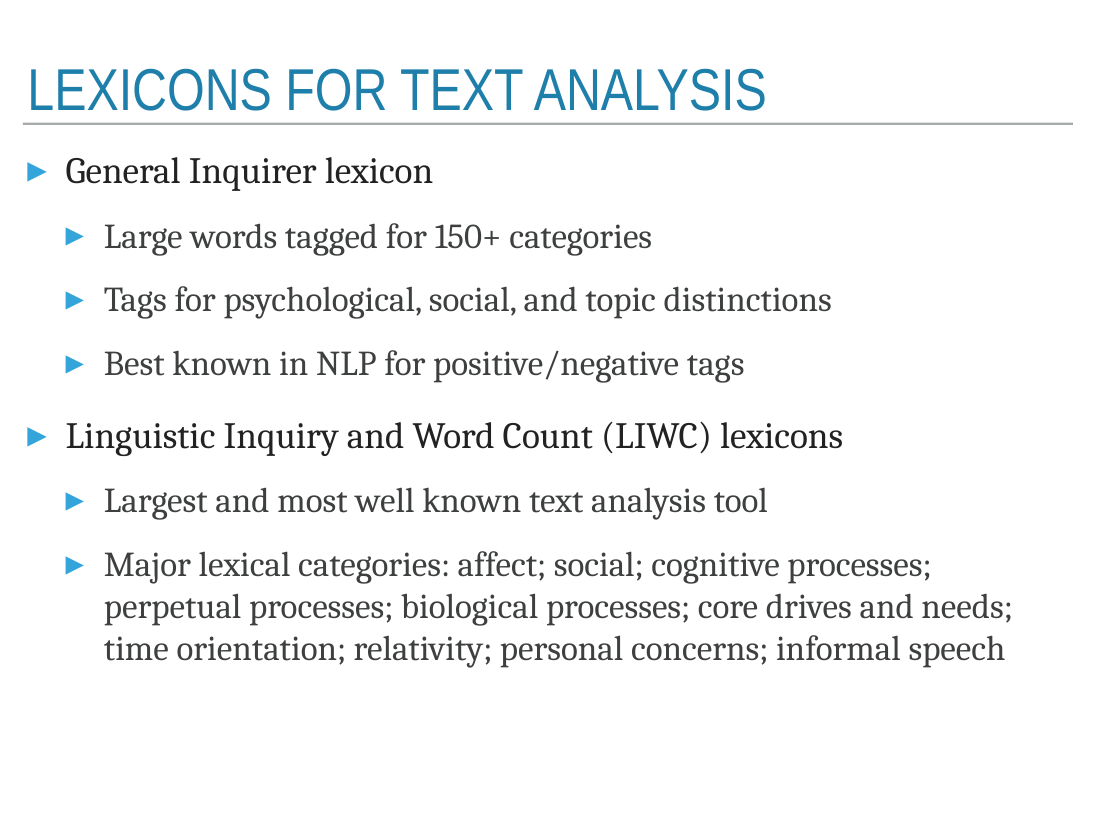
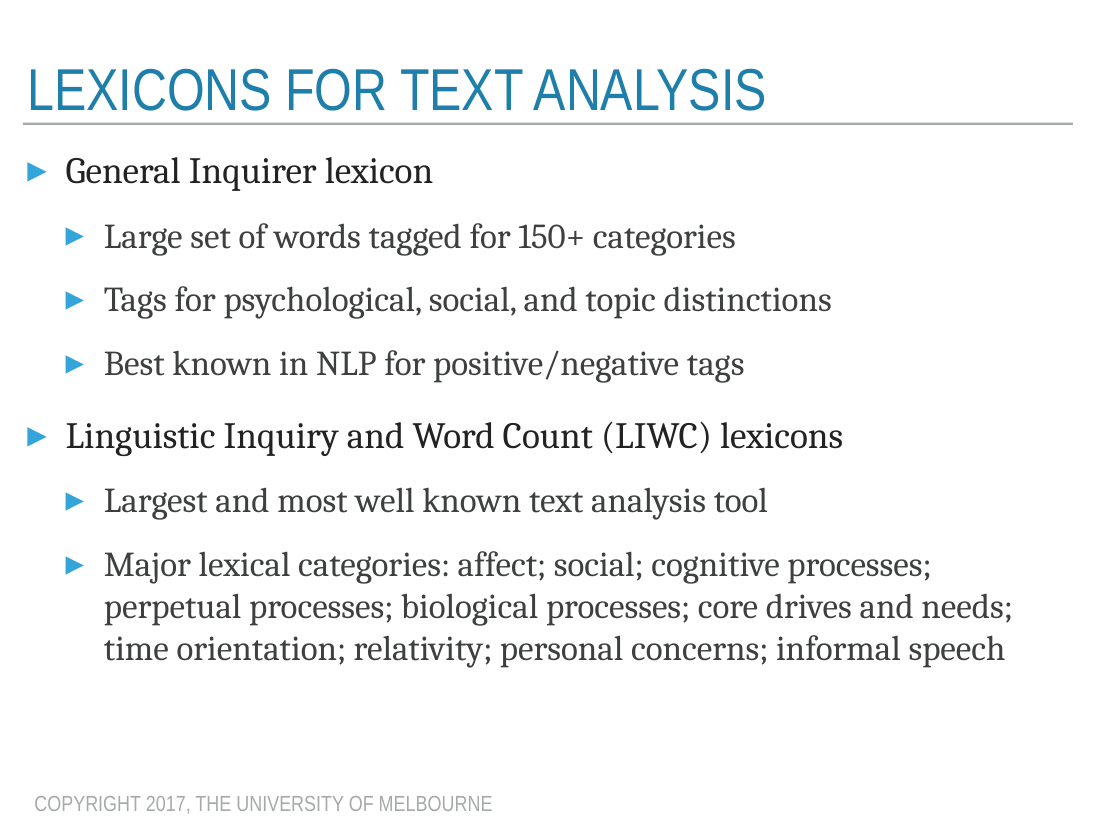
Before and after one commit to trevorcohn/comp90042, a slide deck: slide 16 of slides/WSTA_L8_lexical_semantics.pptx (slide 17 before the commit). Drawn at 1120x840 pixels with LibreOffice and Linux fonts; fonts in the diff are those of the drawing. Boxes give left, top, right and bottom in pixels: in the first picture for what was removed or moved away, otherwise in the second. Text is boxed around its words. In the diff, an @@ line names an element or a change of style, - is before the commit and + after.

```diff
--- a/slides/WSTA_L8_lexical_semantics.pptx
+++ b/slides/WSTA_L8_lexical_semantics.pptx
@@ text at (x1=104, y1=223, x2=736, y2=256): text changed @@
-  ▸ Large words tagged for 150+ categories
+  ▸ Large set of words tagged for 150+ categories
@@ text added at (x1=34, y1=796, x2=493, y2=814), 20 pt, text #A6AAA9 @@
+COPYRIGHT 2017, THE UNIVERSITY OF MELBOURNE
```
Also in this commit, not shown: 19 other slides changed, 1 other file.
